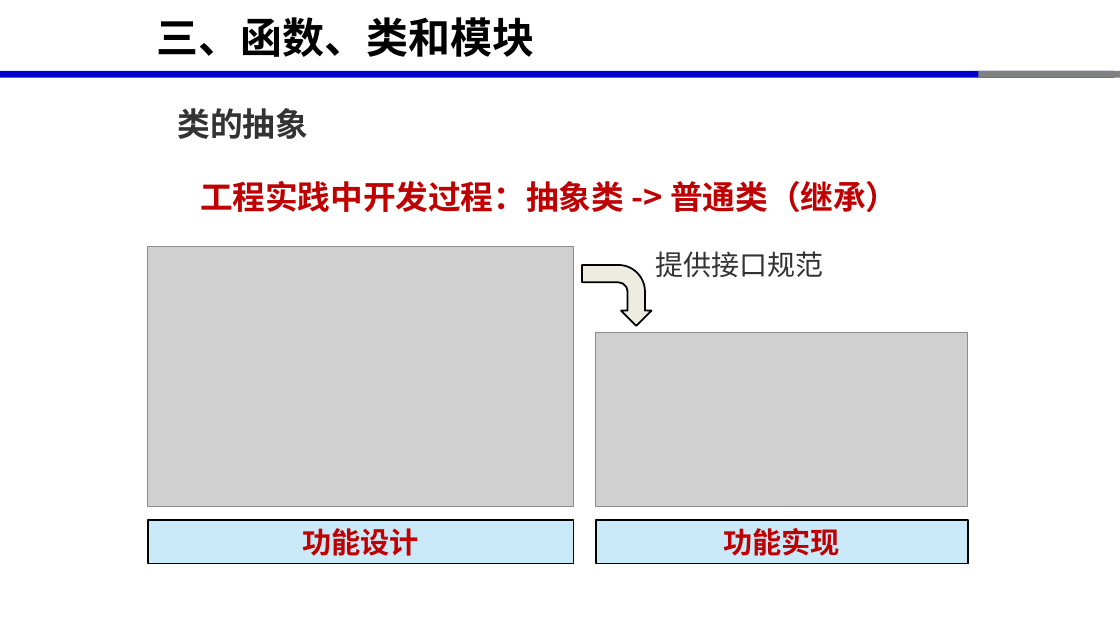
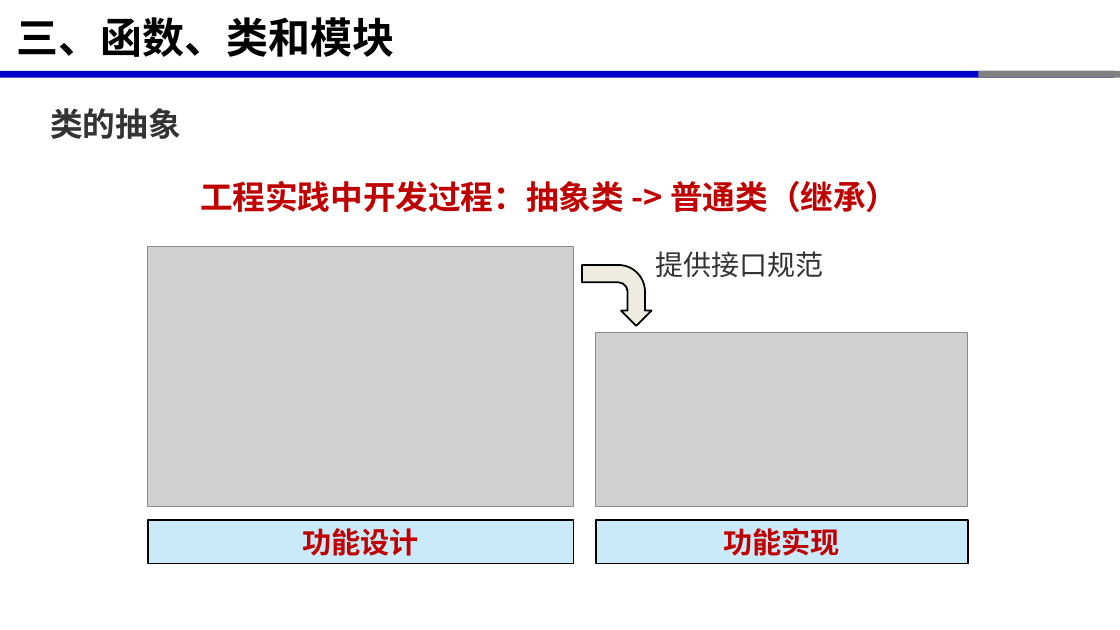
Before and after one commit to xinluo2018/programming-basics, a slide deck: slide 22 of 第6章-面向对象程序设计/第6章-面向对象程序设计.pptx. Drawn at 1120x630 pixels with LibreOffice and Linux fonts; fonts in the diff are those of the drawing; grey boxes stand for pictures. Boxes give left, top, right and bottom in pixels: in the first picture for what was removed or moved away, otherwise in the second. Text is boxed around its words. In the diff, an @@ line names an element or a change of style, - is before the commit and + after.

```diff
--- a/第6章-面向对象程序设计/第6章-面向对象程序设计.pptx
+++ b/第6章-面向对象程序设计/第6章-面向对象程序设计.pptx
@@ title "三、函数、类和模块": place and size @@
-title "三、函数、类和模块" at [157,17,535,57]
+title "三、函数、类和模块" at [17,17,395,57]
@@ text "类的抽象": place and size @@
-text "类的抽象" at [177,108,308,139]
+text "类的抽象" at [50,108,181,139]
```
Also in this commit, not shown: 15 other slides changed, 1 slide added, 4 other files.
